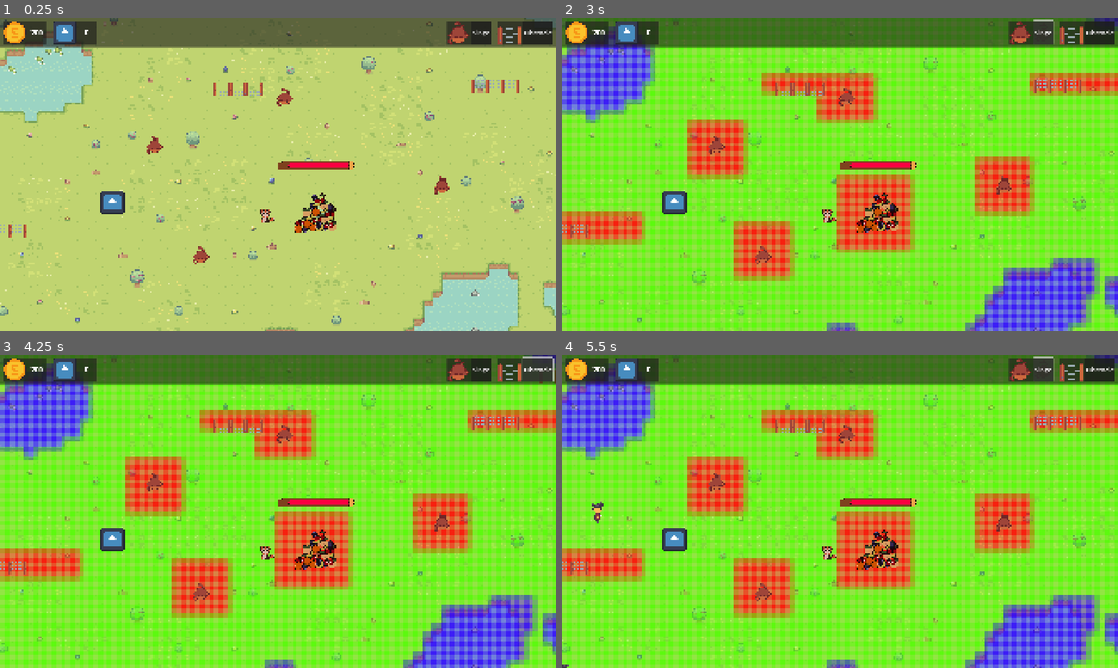
Above: before the commit, frames 1-4 (two rows, left to right).
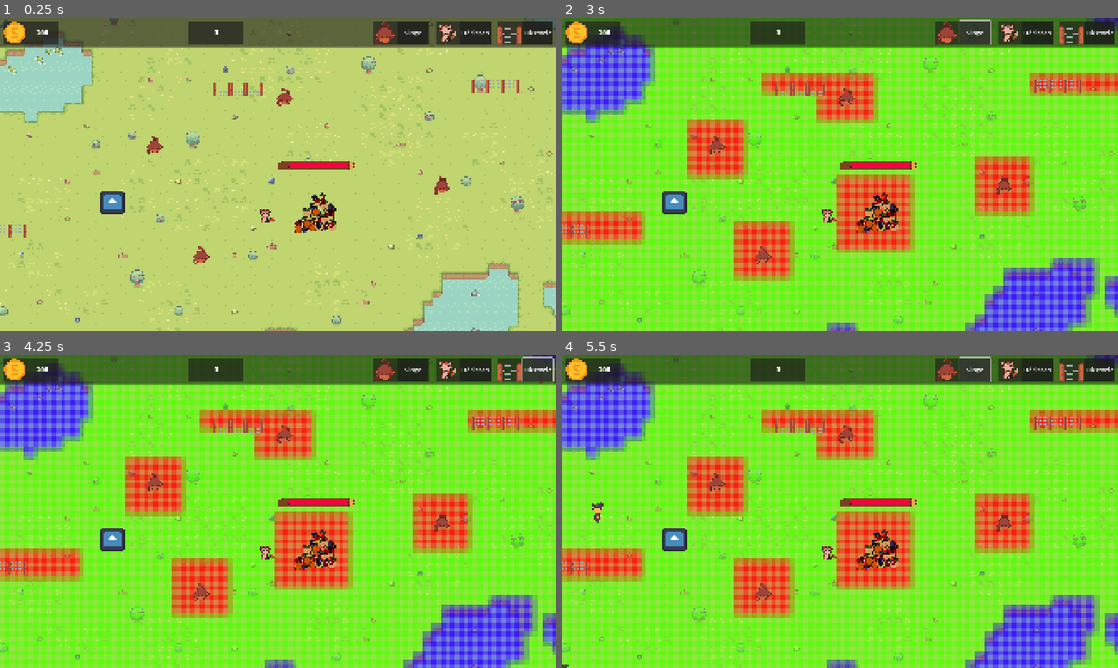
Above: after the commit, the same moments.

Repository: CreaJeu/PirateTowerDefense
Game: Godot game, scene res://scenes/main.tscn
Same seed, same stepped clock (60 frames per second), same inputs: the game is played once before the commit and once after it. The engine's default icon, where the game draws it, is replaced by a stand-in: a white triangle on a blue panel in a dark square.
Inputs (mouse positions are in pixels of both pictures, inside the frame that each line leads up to):
- Up to frame 1 (0.25 s): no input
- Up to frame 2 (3 s): click "Singe" at 0.5 s; click "Obstacle" at 1.25 s; click (1040, 33) at 2 s, where only the run after the commit has a clickable "Hérisson"; click "Singe" at 2.75 s
- Up to frame 3 (4.25 s): click "Obstacle" at 3.5 s
- Up to frame 4 (5.5 s): click (1040, 370) at 4.25 s, where only the run after the commit has a clickable "Hérisson"; click "Singe" at 5 s

The runs differ from the first frame. In frame 1, 2.6% of the frame differs, in the area x 5-100%, y 1-9%; in frame 2, 2.6%, in the area x 5-100%, y 0-9%; in frame 3, 2.6%; in frame 4, 2.6%.

Commit message:
Placing herisson (for some reason doesn't show reserved zone)

Diff:
--- a/scenes/main.tscn
+++ b/scenes/main.tscn
@@ -10,6 +10,7 @@
 [ext_resource type="PackedScene" uid="uid://c0kwqqja08e8o" path="res://scenes/turret.tscn" id="8_tipki"]
 [ext_resource type="Script" path="res://scripts/game_over_menu.gd" id="9_85g3d"]
 [ext_resource type="PackedScene" uid="uid://daiy41eawth0k" path="res://scenes/allies/herisson.tscn" id="9_jbj1t"]
+[ext_resource type="Script" uid="uid://duasns07cbm8j" path="res://scripts/game_over_menu.gd" id="9_85g3d"]
 [ext_resource type="Script" uid="uid://bn3o1re510mwy" path="res://scripts/build_manager.gd" id="9_ya4ey"]
 [ext_resource type="PackedScene" uid="uid://cw1waua8p1rsh" path="res://scenes/topbar.tscn" id="10_ya4ey"]
 [ext_resource type="Script" uid="uid://7w84b3nw7nnc" path="res://scripts/pumpkin.gd" id="12_a8y0u"]
@@ -50,6 +51,7 @@
 visible = false
 
 [node name="NavigationRegion2D" type="NavigationRegion2D" parent="."]
+visible = false
 position = Vector2(-7.31744, -11.1116)
 scale = Vector2(1.66347, 1.63889)
 navigation_polygon = SubResource("NavigationPolygon_1bvp3")
--- a/scenes/topbar.tscn
+++ b/scenes/topbar.tscn
@@ -1,12 +1,14 @@
-[gd_scene load_steps=8 format=3 uid="uid://cw1waua8p1rsh"]
+[gd_scene load_steps=10 format=3 uid="uid://cw1waua8p1rsh"]
 
 [ext_resource type="Script" uid="uid://xj0n2qew2oyj" path="res://scripts/topbar.gd" id="1_h2uq7"]
 [ext_resource type="PackedScene" uid="uid://bl5du0khkvx0c" path="res://scenes/obstacle.tscn" id="2_qous1"]
 [ext_resource type="PackedScene" uid="uid://c0kwqqja08e8o" path="res://scenes/turret.tscn" id="3_iwmr3"]
 [ext_resource type="Texture2D" uid="uid://e45gkv48y5e" path="res://assets/sprites/Icon/coin.png" id="4_iwmr3"]
-[ext_resource type="Texture2D" uid="uid://cn3wnfphg1psv" path="res://icon.svg" id="5_tdc8a"]
+[ext_resource type="PackedScene" uid="uid://daiy41eawth0k" path="res://scenes/allies/herisson.tscn" id="4_orvr8"]
+[ext_resource type="Texture2D" uid="uid://dnyjd5sn5b1oa" path="res://assets/UI/MortMortMort.png" id="5_eexb2"]
 [ext_resource type="Texture2D" uid="uid://c3vfbkm2om0i8" path="res://assets/sprites/structure/Singe.png" id="6_eexb2"]
 [ext_resource type="Texture2D" uid="uid://drhx7ylohcbmh" path="res://assets/sprites/structure/barricade.png" id="6_iwmr3"]
+[ext_resource type="Texture2D" uid="uid://d10vils7u3b5c" path="res://assets/sprites/PUMPKIN1.png" id="7_tdc8a"]
 
 [node name="Topbar" type="PanelContainer"]
 offset_right = 1920.0
@@ -14,6 +16,7 @@
 script = ExtResource("1_h2uq7")
 obstacle_scene = ExtResource("2_qous1")
 turret_scene = ExtResource("3_iwmr3")
+herisson_scene = ExtResource("4_orvr8")
 
 [node name="HBoxContainer" type="HBoxContainer" parent="."]
 layout_mode = 2
@@ -45,6 +48,11 @@
 text = "[center][b]100"
 vertical_alignment = 1
 
+[node name="Empty2" type="MarginContainer" parent="HBoxContainer"]
+layout_mode = 2
+size_flags_horizontal = 3
+size_flags_stretch_ratio = 2.0
+
 [node name="KillsMCont" type="MarginContainer" parent="HBoxContainer"]
 layout_mode = 2
 size_flags_horizontal = 3
@@ -61,7 +69,7 @@
 
 [node name="TextureRect" type="TextureRect" parent="HBoxContainer/KillsMCont/PanelContainer/HBoxContainer"]
 layout_mode = 2
-texture = ExtResource("5_tdc8a")
+texture = ExtResource("5_eexb2")
 expand_mode = 2
 
 [node name="LabelKills" type="RichTextLabel" parent="HBoxContainer/KillsMCont/PanelContainer/HBoxContainer"]
@@ -75,7 +83,7 @@
 [node name="Empty" type="MarginContainer" parent="HBoxContainer"]
 layout_mode = 2
 size_flags_horizontal = 3
-size_flags_stretch_ratio = 7.0
+size_flags_stretch_ratio = 2.0
 
 [node name="SingeMcont" type="MarginContainer" parent="HBoxContainer"]
 layout_mode = 2
@@ -102,6 +110,31 @@
 theme_override_font_sizes/font_size = 23
 text = "Singe"
 
+[node name="HerissonMcont" type="MarginContainer" parent="HBoxContainer"]
+layout_mode = 2
+size_flags_horizontal = 3
+theme_override_constants/margin_left = 10
+theme_override_constants/margin_top = 10
+theme_override_constants/margin_right = 10
+theme_override_constants/margin_bottom = 10
+
+[node name="PanelContainer" type="PanelContainer" parent="HBoxContainer/HerissonMcont"]
+layout_mode = 2
+
+[node name="HBoxContainer" type="HBoxContainer" parent="HBoxContainer/HerissonMcont/PanelContainer"]
+layout_mode = 2
+
+[node name="TextureRect" type="TextureRect" parent="HBoxContainer/HerissonMcont/PanelContainer/HBoxContainer"]
+layout_mode = 2
+texture = ExtResource("7_tdc8a")
+expand_mode = 2
+
+[node name="Button" type="Button" parent="HBoxContainer/HerissonMcont/PanelContainer/HBoxContainer"]
+layout_mode = 2
+size_flags_horizontal = 3
+theme_override_font_sizes/font_size = 23
+text = "Hérisson"
+
 [node name="ObstacleMcont" type="MarginContainer" parent="HBoxContainer"]
 layout_mode = 2
 size_flags_horizontal = 3
--- a/scripts/build_manager.gd
+++ b/scripts/build_manager.gd
@@ -5,6 +5,7 @@
 @export var turret_scene: PackedScene
 @export var obstacle_cost: int = 70
 @export var turret_cost: int = 100
+@export var herisson_cost: int = 70
 @export var construction_mask: TileMapLayer
 
 @onready var obstacles = $"../Obstacles"
@@ -36,7 +37,7 @@
 	ghost_instance.set_collision_layer(0)
 	ghost_instance.set_collision_mask(1)
 
-	if ghost_instance is Turret:
+	if ghost_instance is Turret or ghost_instance is Herisson:
 		ghost_instance.is_active = false
 		ghost_instance.get_node("FiringRange").disabled = true
 
@@ -59,7 +60,7 @@
 
 	if ghost_instance is Obstacle:
 		valid = can_build_at(ghost_instance.global_position, 12, 4, ghost_instance.rotation)
-	if ghost_instance is Turret:
+	if ghost_instance is Turret or ghost_instance is Herisson:
 		var turret_size: Vector2 = ghost_instance.get_size()
 		valid = can_build_at(ghost_instance.global_position - (turret_size/2)*ghost_instance.restriction_width_tiles/2,
 		ghost_instance.restriction_width_tiles, ghost_instance.restriction_height_tiles, ghost_instance.rotation
@@ -98,7 +99,7 @@
 
 	if real_instance is Obstacle:
 		reserve_area_at(real_instance.global_position, 6, 2, blocked_land_atlas_coords, real_instance.rotation)
-	if real_instance is Turret:
+	if real_instance is Turret or real_instance is Herisson:
 		var turret_size: Vector2 = ghost_instance.get_size()
 		reserve_area_at(ghost_instance.global_position - (turret_size/2)*ghost_instance.restriction_width_tiles/2,
 		ghost_instance.restriction_width_tiles, ghost_instance.restriction_height_tiles, blocked_land_atlas_coords, ghost_instance.rotation
@@ -130,6 +131,7 @@
 
 	return true # All checked tiles were OK
 
+# Herisson reserve des tuiles mais ils changent pas de couleur ???
 func reserve_area_at(object_position: Vector2, width: int, height: int, atlas_coords: Vector2i, object_rotation: float = 0.0):
 	for x in range(width):
 		for y in range(height):
--- a/scripts/topbar.gd
+++ b/scripts/topbar.gd
@@ -3,12 +3,14 @@
 
 @onready var button_obstacle = $HBoxContainer/ObstacleMcont/PanelContainer/HBoxContainer/Button
 @onready var button_turret = $HBoxContainer/SingeMcont/PanelContainer/HBoxContainer/Button
+@onready var button_herisson = $HBoxContainer/HerissonMcont/PanelContainer/HBoxContainer/Button
 @onready var label_money = $HBoxContainer/MoneyMCont/PanelContainer/HBoxContainer/LabelMoney
 @onready var label_kills = $HBoxContainer/KillsMCont/PanelContainer/HBoxContainer/LabelKills
 
 @export var build_manager: BuildManager
 @export var obstacle_scene: PackedScene
 @export var turret_scene: PackedScene
+@export var herisson_scene: PackedScene
 
 func _ready():
 	Gamestate.money_changed.connect(update_money)
@@ -16,6 +18,7 @@
 
 	button_obstacle.pressed.connect(on_button_obstacle)
 	button_turret.pressed.connect(on_button_turret)
+	button_herisson.pressed.connect(on_button_herisson)
 
 	Signals.enemy_died.connect(update_kills)
 	update_kills(0)
@@ -24,6 +27,11 @@
 	label_money.text = "[center][b]" + str(money)
 
 	if build_manager.turret_cost > money:
+		button_turret.disabled = true
+	else:
+		button_turret.disabled = false
+
+	if build_manager.herisson_cost > money:
 		button_turret.disabled = true
 	else:
 		button_turret.disabled = false
@@ -41,3 +49,6 @@
 
 func on_button_turret():
 	build_manager.start_build(turret_scene, build_manager.turret_cost)
+
+func on_button_herisson():
+	build_manager.start_build(herisson_scene, build_manager.herisson_cost)
Not shown: 1 places in scenes/allies/herisson.tscn that only renumber resources
Not shown: 1 places in scenes/main.tscn that only renumber resources
